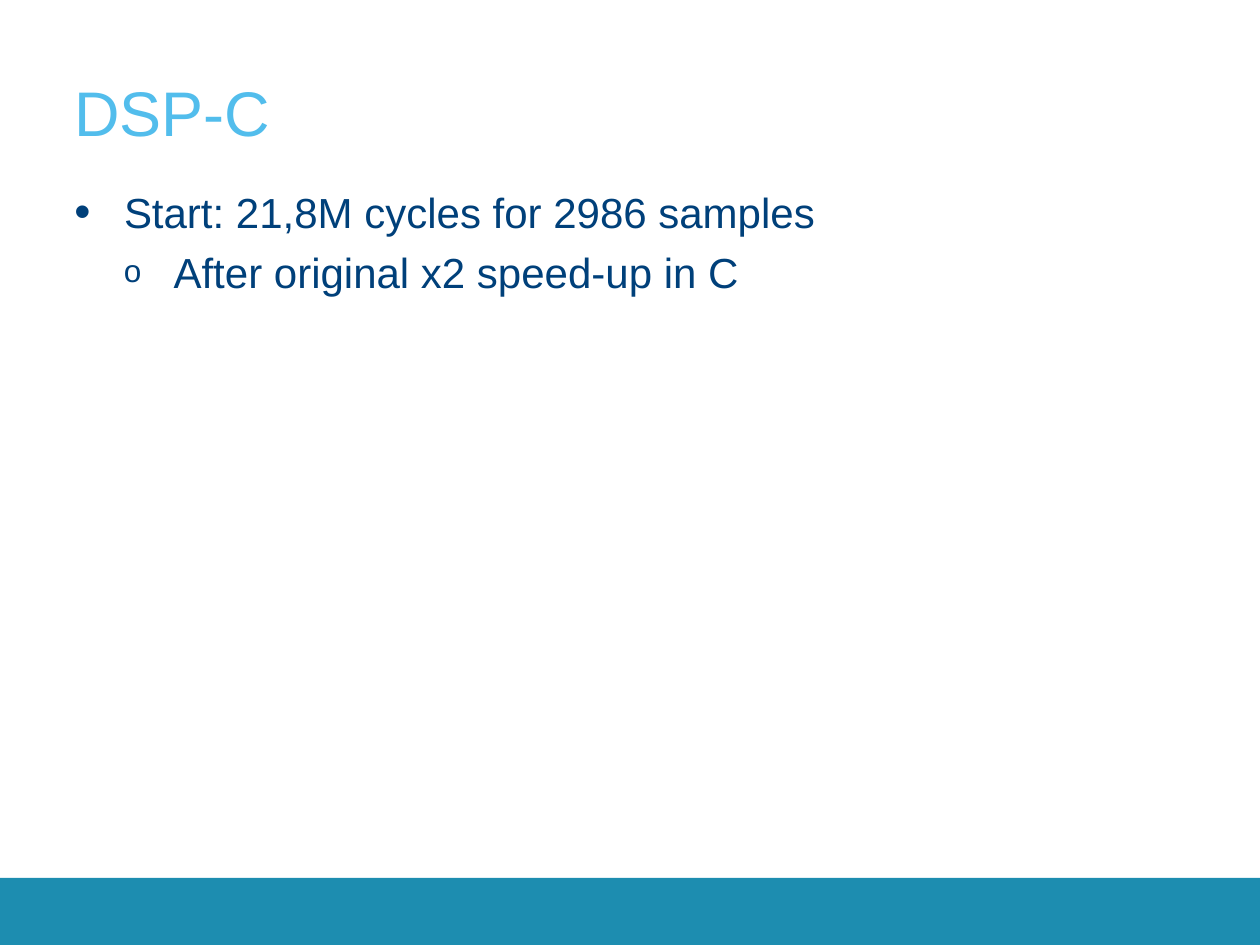
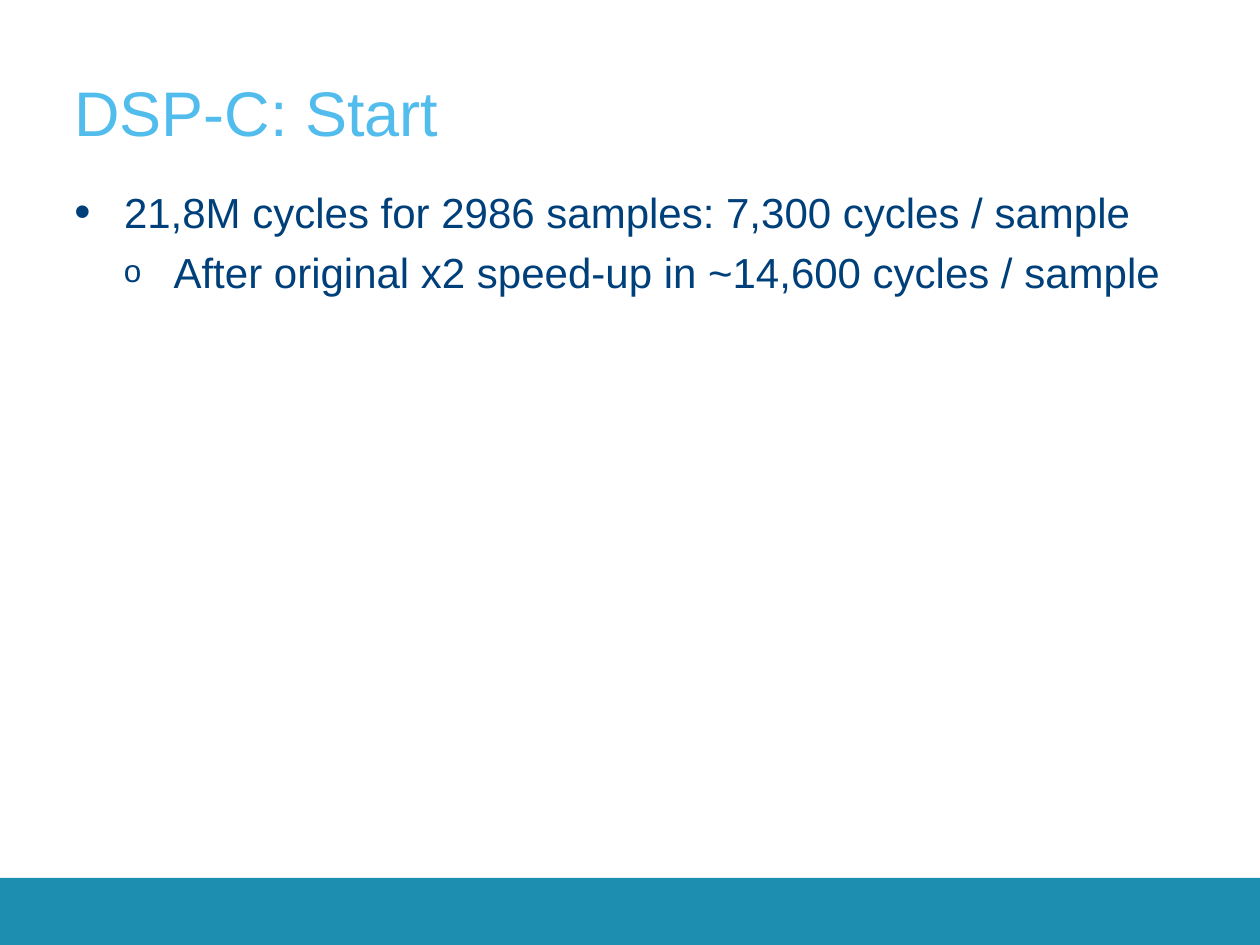
Before and after one commit to SepOwnage/P-O5, a slide deck: slide 13 of Presentatie/Presentatie.pptx. Drawn at 1260x945 pixels with LibreOffice and Linux fonts; fonts in the diff are those of the drawing; background and template pictures are left out. Boxes give left, top, right and bottom in pixels: in the first picture for what was removed or moved away, otherwise in the second. Text is boxed around its words. In the diff, an @@ line names an element or a change of style, - is before the commit and + after.

```diff
--- a/Presentatie/Presentatie.pptx
+++ b/Presentatie/Presentatie.pptx
@@ title at box(74, 92, 438, 137): text changed @@
-DSP-C
+DSP-C: Start
@@ text at box(124, 197, 1159, 297): text changed @@
-• Start: 21,8M cycles for 2986 samples
-  o After original x2 speed-up in C
+• 21,8M cycles for 2986 samples: 7,300 cycles / sample
+  o After original x2 speed-up in ~14,600 cycles / sample
```
Also in this commit, not shown: 3 other slides changed.
